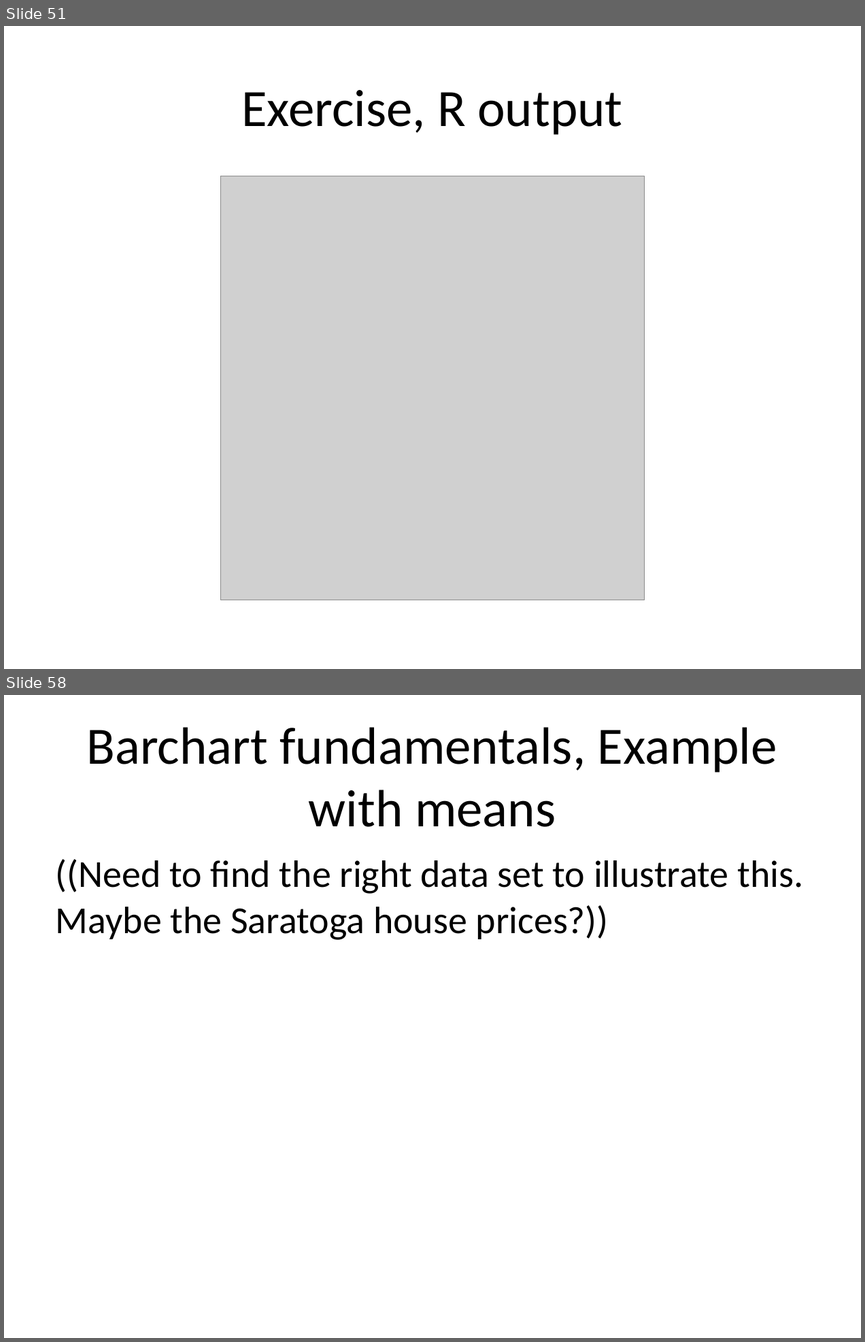
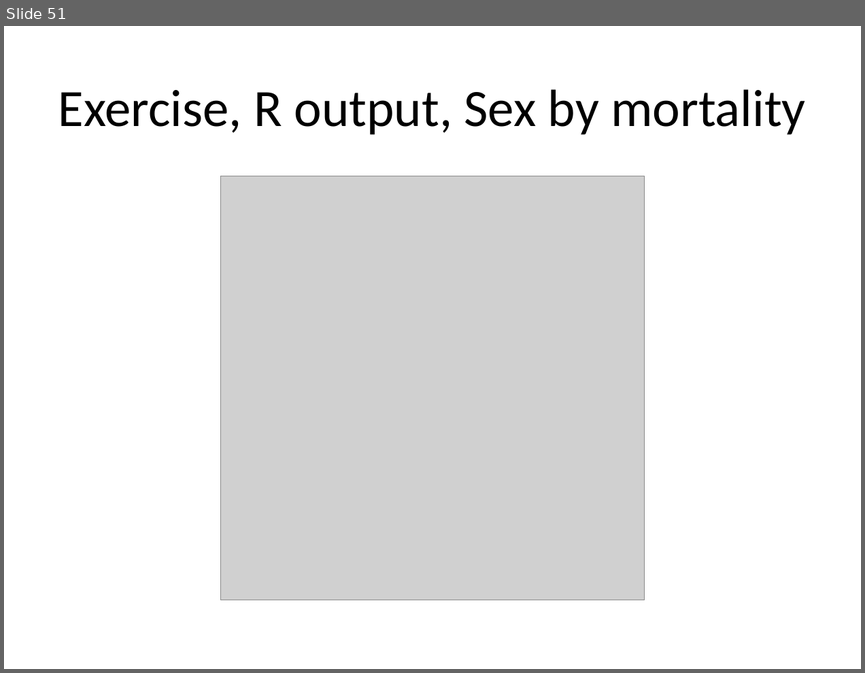
Before and after one commit to pmean/data-visualization, a slide deck: data-viz-02/component/fundamentals.pptx. Shown one above the other, each under a label of ours: slides 51 and 58 before the commit, slide 51 after it; the slides between them are not shown. The pictures are 865x1342 and 865x673 pixels, drawn with LibreOffice and Linux fonts; fonts in the diff are those of the drawing; grey boxes stand for pictures. Boxes give left, top, right and bottom in pixels: in the first picture for what was removed or moved away, otherwise in the second. Text is boxed around its words. In the diff, an @@ line names an element or a change of style, - is before the commit and + after.

Commit message:
Work on recommendations in data-viz-02.

```diff
--- a/data-viz-02/component/fundamentals.pptx
+++ b/data-viz-02/component/fundamentals.pptx
@@ slide 58 removed at bbox=[4, 695, 861, 1338], background #FFFFFF @@
@@ title removed at bbox=[86, 727, 777, 827] @@
-Barchart fundamentals, Example with means
@@ text removed at bbox=[56, 859, 803, 940] @@
-((Need to find the right data set to illustrate this. Maybe the Saratoga house prices?))
@@ slide 51 changed as well @@
@@ title at bbox=[58, 89, 805, 135]: text changed @@
-Exercise, R output
+Exercise, R output, Sex by mortality
```
Also in this commit, not shown: 7 other slides changed, 6 slides added, 11 other slides removed, 16 other files.
